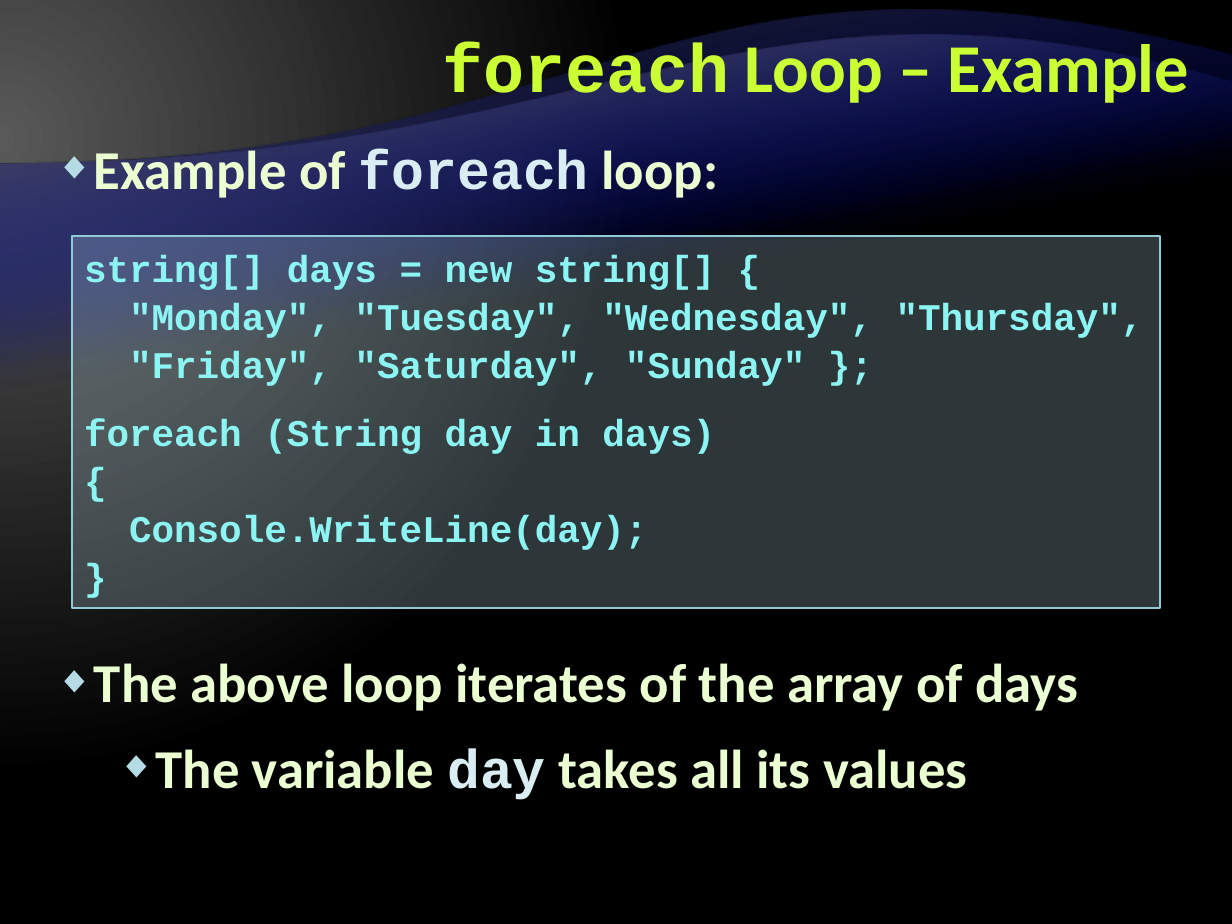
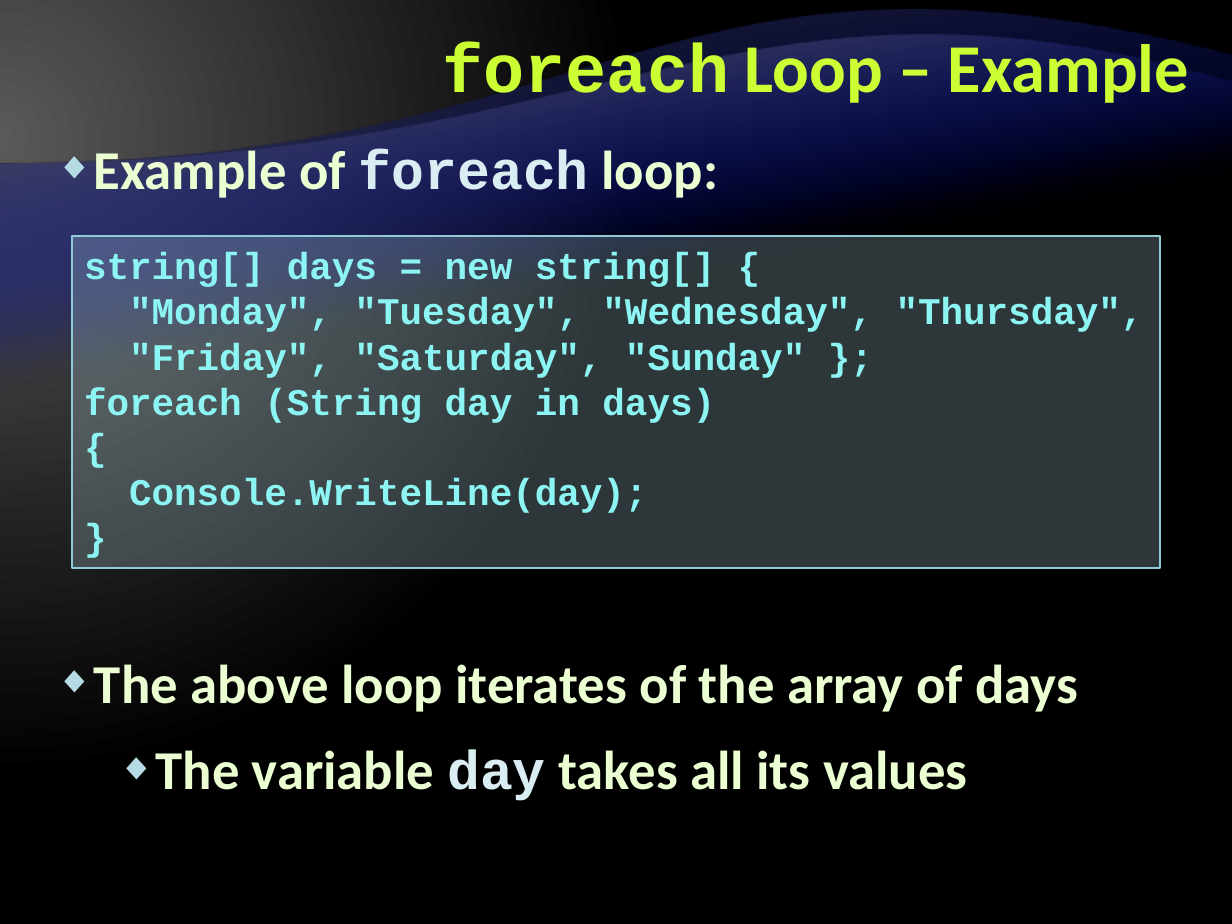
Before and after one commit to Graveheart/aspnetcourse, a slide deck: slide 78 of 2010/lectures/2. CSharp Language Overview - Part I.pptx. Drawn at 1232x924 pixels with LibreOffice and Linux fonts; fonts in the diff are those of the drawing; background and template pictures are left out. Boxes give left, top, right and bottom in pixels: in the first picture for what was removed or moved away, otherwise in the second. Text is boxed around its words. In the diff, an @@ line names an element or a change of style, - is before the commit and + after.

```diff
--- a/2010/lectures/2. CSharp Language Overview - Part I.pptx
+++ b/2010/lectures/2. CSharp Language Overview - Part I.pptx
@@ rectangle "string[] days = new string[] ...": place and size @@
-rectangle "string[] days = new string[] ..." at [71,237,1159,609]
+rectangle "string[] days = new string[] ..." at [71,237,1159,568]
@@ rectangle "string[] days = new string[] ..." at [71,237,1159,568]: line spacing 28pt to 1; less space between paragraphs @@
@@ text "The above loop iterates of ..." at [94,664,1078,801]: line spacing 38pt to 1 @@
```
Also in this commit, not shown: 49 other slides changed.
